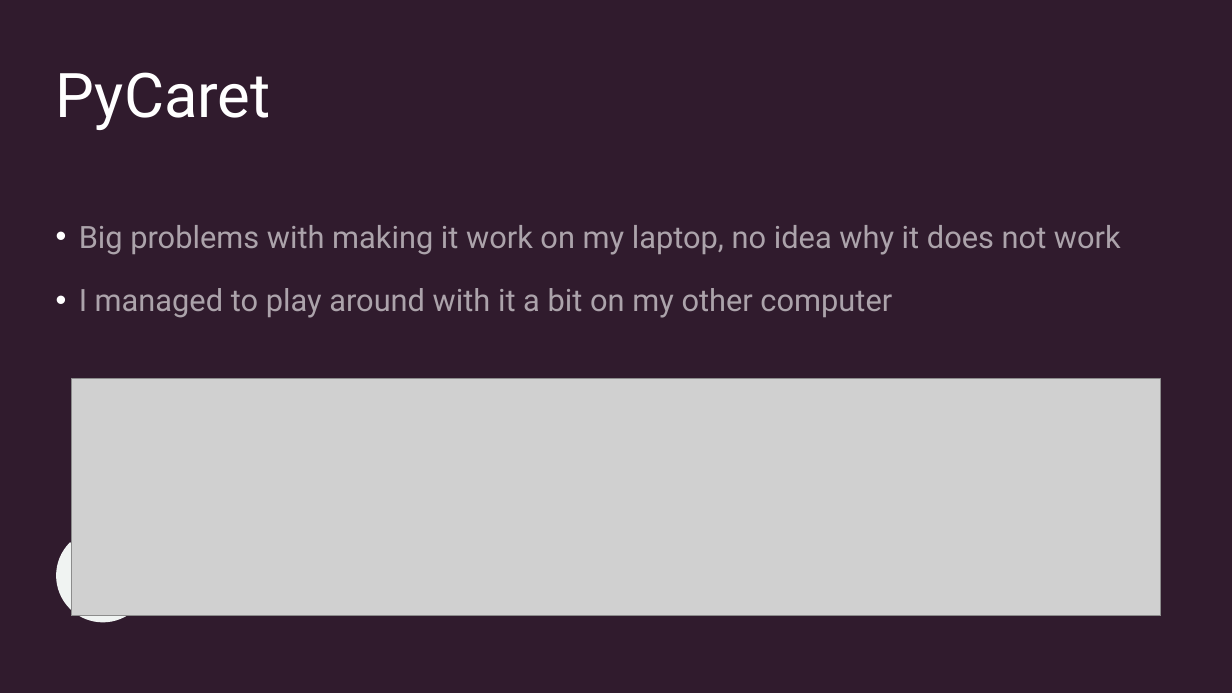
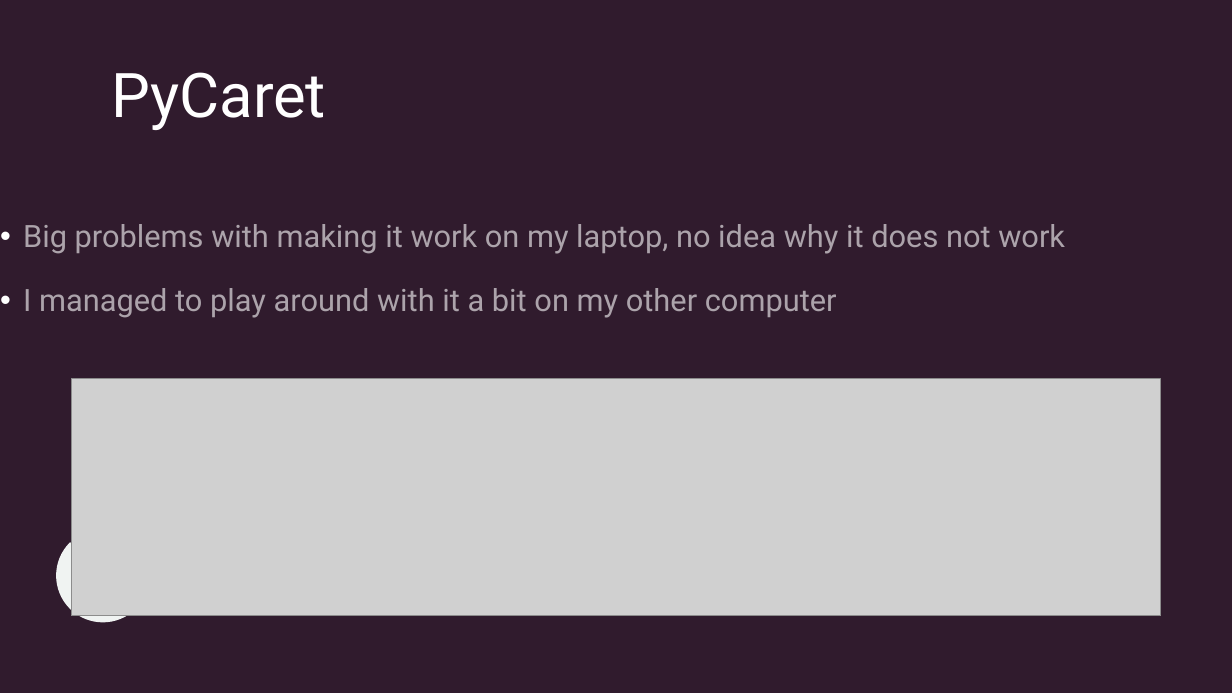
Before and after one commit to irisroatis/phd_year1_code_term2, a slide deck: slide 12 of ppt meetings/May 2023/Presentation2.pptx. Drawn at 1232x693 pixels with LibreOffice and Linux fonts; fonts in the diff are those of the drawing; grey boxes stand for pictures. Boxes give left, top, right and bottom in pixels: in the first picture for what was removed or moved away, otherwise in the second. Text is boxed around its words. In the diff, an @@ line names an element or a change of style, - is before the commit and + after.

```diff
--- a/ppt meetings/May 2023/Presentation2.pptx
+++ b/ppt meetings/May 2023/Presentation2.pptx
@@ title "PyCaret": place and size @@
-title "PyCaret" at (56, 72, 271, 130)
+title "PyCaret" at (111, 72, 326, 130)
@@ text "Big problems with making it ...": place and size @@
-text "Big problems with making it ..." at (79, 225, 1121, 318)
+text "Big problems with making it ..." at (23, 224, 1065, 318)
```
Also in this commit, not shown: 13 other slides changed, 12 other files.
